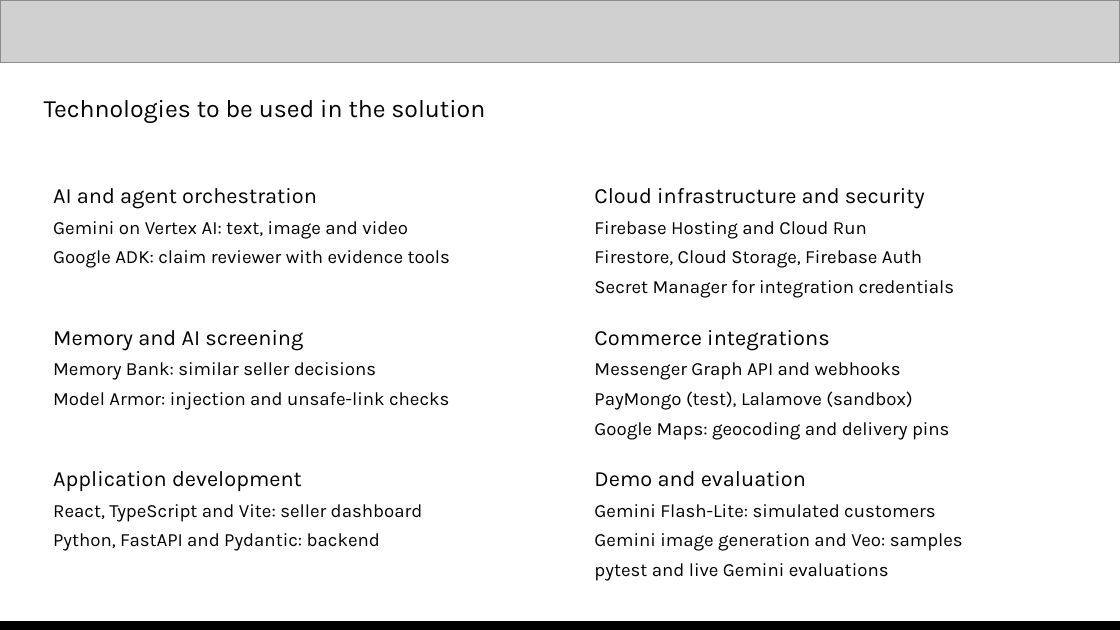
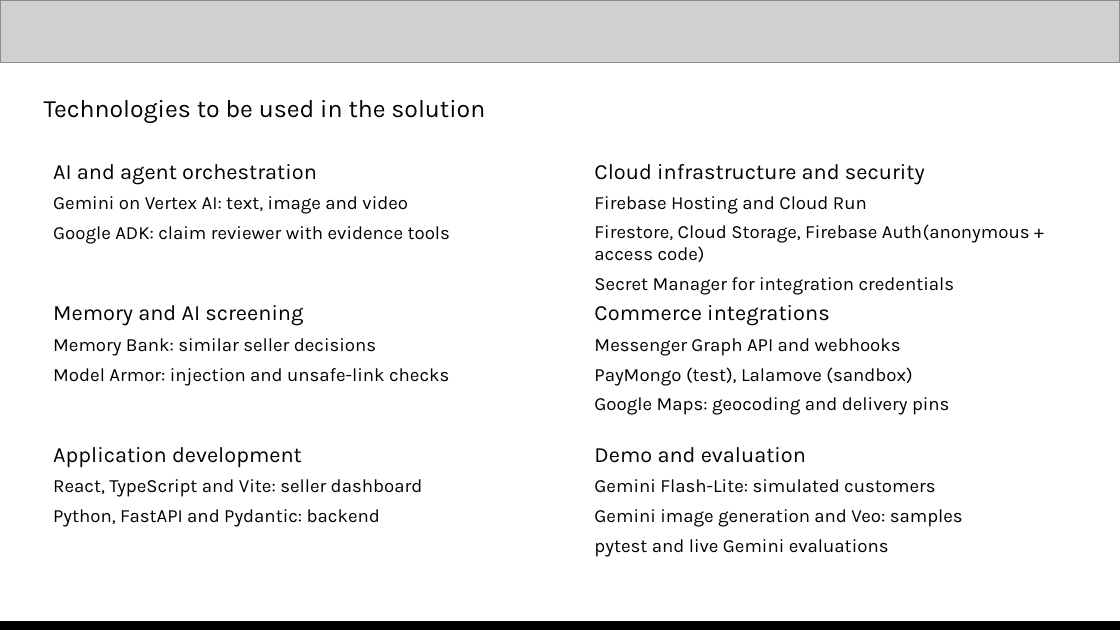
Before and after one commit to kevsoriano/servermaya, a slide deck: slide 9 of docs/Team ServerMaya Submission _ AI Builder Cup.pptx. Drawn at 1120x630 pixels with LibreOffice and Linux fonts; fonts in the diff are those of the drawing; grey boxes stand for pictures. Boxes give left, top, right and bottom in pixels: in the first picture for what was removed or moved away, otherwise in the second. Text is boxed around its words. In the diff, an @@ line names an element or a change of style, - is before the commit and + after.

Commit message:
fix: update README for clarity on access code usage and remove demo video documentation

```diff
--- a/docs/Team ServerMaya Submission _ AI Builder Cup.pptx
+++ b/docs/Team ServerMaya Submission _ AI Builder Cup.pptx
@@ 6 texts: place and size @@
-6 texts at [53,188,963,581]
+6 texts at [53,164,1030,557]
@@ text at [594,224,1030,262]: text changed @@
-Firestore, Cloud Storage, Firebase Auth
+Firestore, Cloud Storage, Firebase Auth(anonymous + access code)
```
Also in this commit, not shown: 8 other slides changed, 1 other file.
